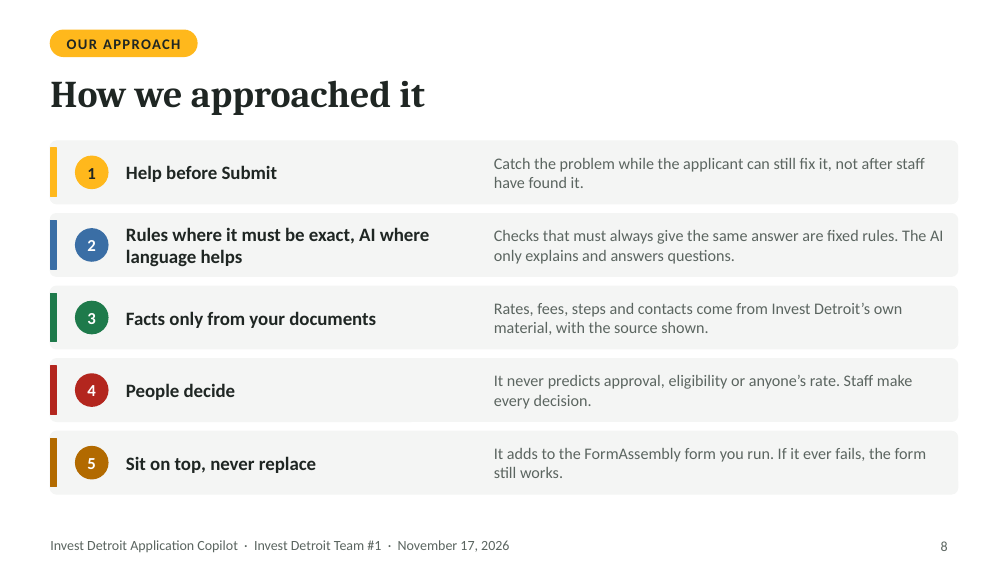
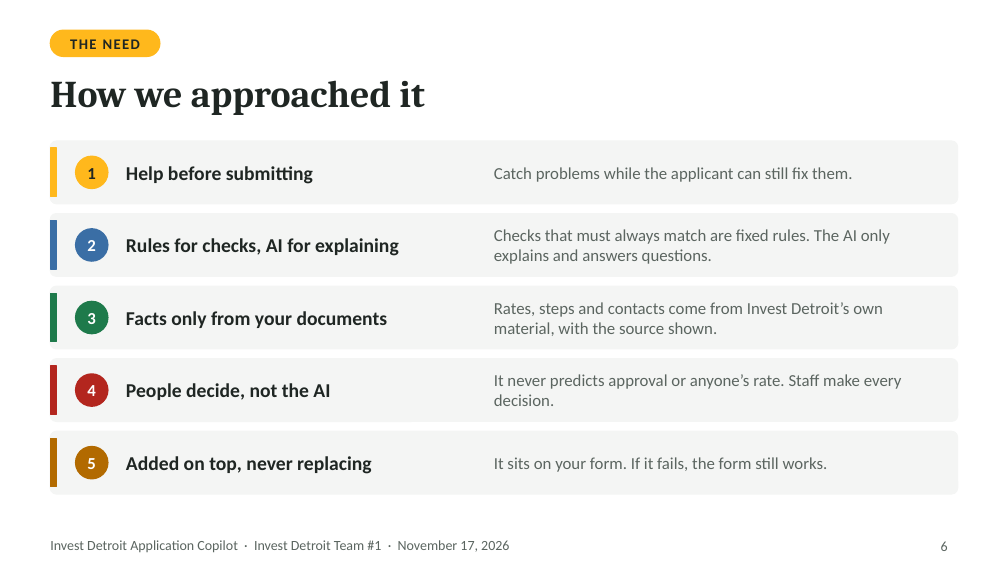
Before and after one commit to ojhnny/invest-detroit-application-copilot, a slide deck: slide 6 of docs/presentation/Invest-Detroit-Copilot-Final-Presentation.pptx (slide 8 before the commit). Drawn at 1008x567 pixels with LibreOffice and Linux fonts; fonts in the diff are those of the drawing. Boxes give left, top, right and bottom in pixels: in the first picture for what was removed or moved away, otherwise in the second. Text is boxed around its words. In the diff, an @@ line names an element or a change of style, - is before the commit and + after.

```diff
--- a/docs/presentation/Invest-Detroit-Copilot-Final-Presentation.pptx
+++ b/docs/presentation/Invest-Detroit-Copilot-Final-Presentation.pptx
@@ rounded rectangle: place and size @@
-rounded rectangle at (50,30,197,56)
+rounded rectangle at (50,30,160,56)
@@ text at (70,39,140,49): text changed @@
-OUR APPROACH
+THE NEED
@@ text at (126,166,313,184): text changed; size 13.5 to 14 pt @@
-Help before Submit
+Help before submitting
@@ text at (494,167,852,182): text changed; size 11.5 to 12 pt @@
-Catch the problem while the applicant can still fix it, not after staff have found it.
+Catch problems while the applicant can still fix them.
@@ text at (126,238,399,256): text changed; size 13.5 to 14 pt @@
-Rules where it must be exact, AI where language helps
+Rules for checks, AI for explaining
@@ text at (494,229,890,264): text changed; size 11.5 to 12 pt @@
-Checks that must always give the same answer are fixed rules. The AI only explains and answers questions.
+Checks that must always match are fixed rules. The AI only explains and answers questions.
@@ text "Facts only from your documents" at (126,311,388,328): size 13.5 to 14 pt @@
@@ text at (494,302,883,336): text changed; size 11.5 to 12 pt @@
-Rates, fees, steps and contacts come from Invest Detroit’s own material, with the source shown.
+Rates, steps and contacts come from Invest Detroit’s own material, with the source shown.
@@ text at (126,383,330,400): text changed; size 13.5 to 14 pt @@
-People decide
+People decide, not the AI
@@ text at (494,374,902,406): text changed; size 11.5 to 12 pt @@
-It never predicts approval, eligibility or anyone’s rate. Staff make every decision.
+It never predicts approval or anyone’s rate. Staff make every decision.
@@ text at (126,456,372,474): text changed; size 13.5 to 14 pt @@
-Sit on top, never replace
+Added on top, never replacing
@@ text at (494,457,828,472): text changed; size 11.5 to 12 pt @@
-It adds to the FormAssembly form you run. If it ever fails, the form still works.
+It sits on your form. If it fails, the form still works.
@@ page number at (941,541,948,551): text changed @@
-8
+6
```
Also in this commit, not shown: 16 other slides changed, 3 slides added, 14 slides removed, 1 other file.
